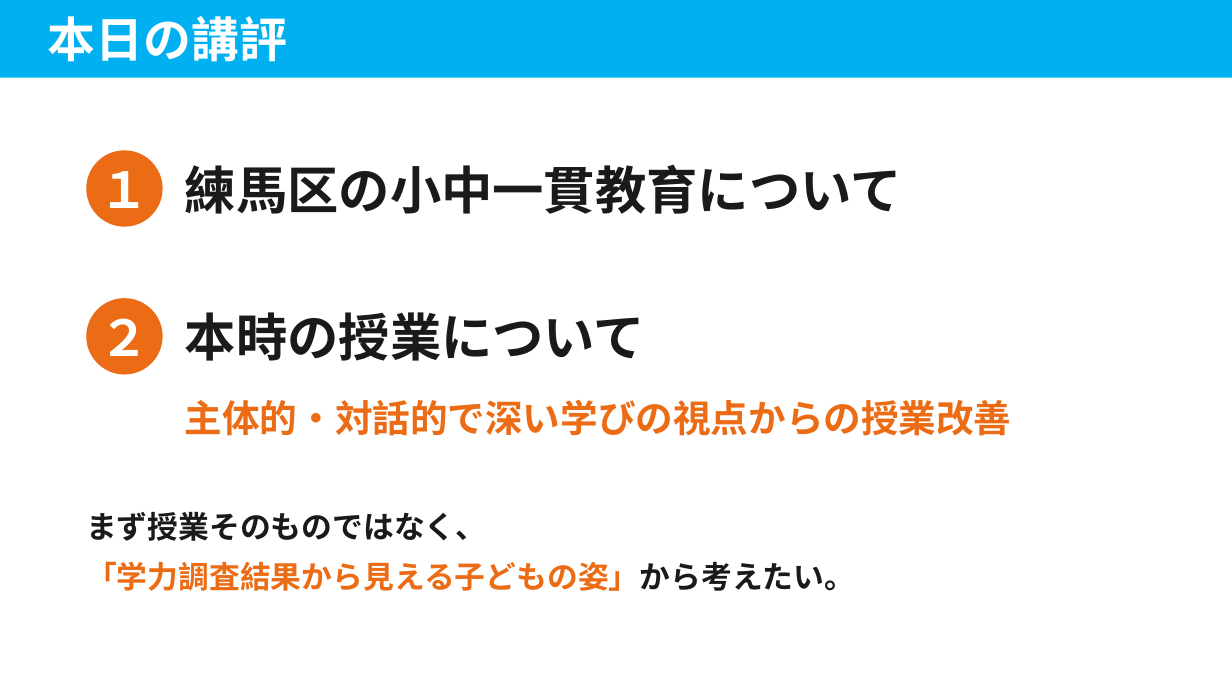
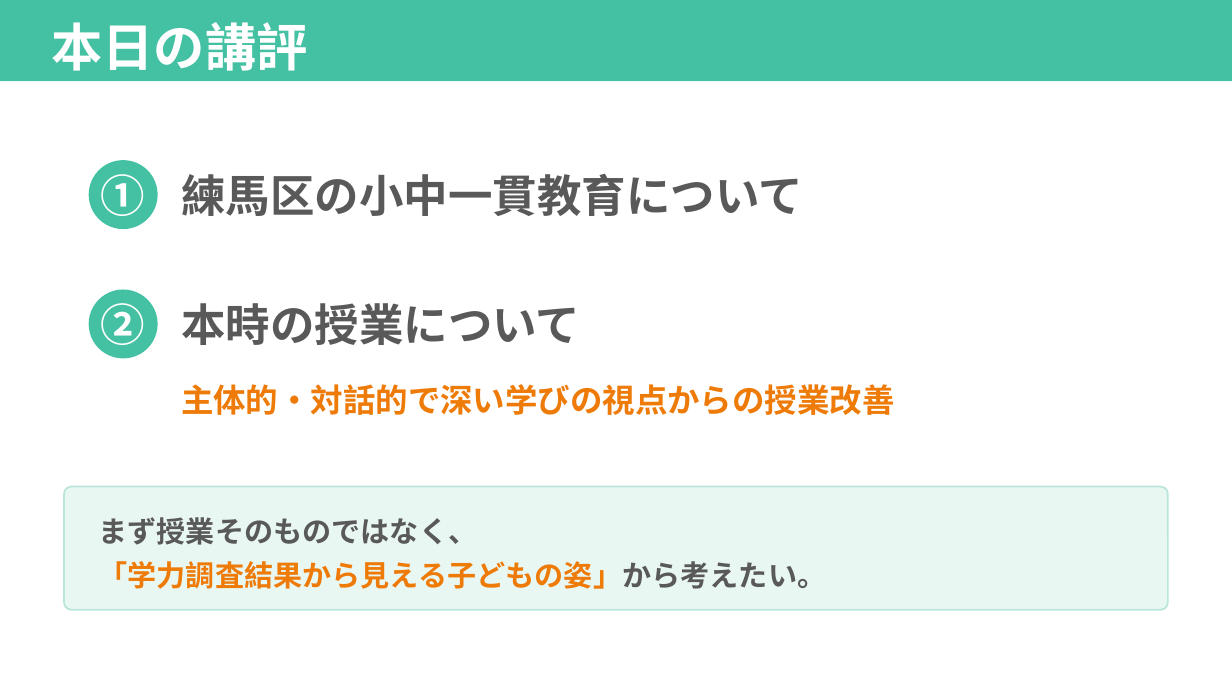
Before and after one commit to contynet730-star/con30, a slide deck: slide 2 of 指導課訪問_みらい青空学園/指導課訪問_５校時指導助言資料_みらい青空学園.pptx. Drawn at 1232x693 pixels with LibreOffice and Linux fonts; fonts in the diff are those of the drawing. Boxes give left, top, right and bottom in pixels: in the first picture for what was removed or moved away, otherwise in the second. Text is boxed around its words. In the diff, an @@ line names an element or a change of style, - is before the commit and + after.

```diff
--- a/指導課訪問_みらい青空学園/指導課訪問_５校時指導助言資料_みらい青空学園.pptx
+++ b/指導課訪問_みらい青空学園/指導課訪問_５校時指導助言資料_みらい青空学園.pptx
@@ rectangle "本日の講評" at <box>0,0,1232,81</box>: size 28 to 30 pt; line spacing 1 to 1.2; fill #00B0F0 to #44C1A3 @@
@@ ellipse: place and size @@
-ellipse at <box>86,150,163,227</box>
+ellipse at <box>89,160,158,229</box>
@@ ellipse at <box>89,160,158,229</box>: fill #EB6C15 to #44C1A3 @@
@@ text at <box>101,167,145,223</box>: text changed; size 29 to 26 pt @@
-１
+①
@@ text "練馬区の小中一貫教育について": place and size @@
-text "練馬区の小中一貫教育について" at <box>185,165,902,214</box>
+text "練馬区の小中一貫教育について" at <box>181,173,803,216</box>
@@ text "練馬区の小中一貫教育について" at <box>181,173,803,216</box>: size 30 to 26 pt, text colour #1A1A1A to #595959 @@
@@ ellipse at <box>89,290,158,359</box>: fill #EB6C15 to #44C1A3 @@
@@ ellipse: place and size @@
-ellipse at <box>86,298,163,375</box>
+ellipse at <box>89,290,158,359</box>
@@ text at <box>101,296,145,352</box>: text changed; size 29 to 26 pt @@
-２
+②
@@ text "本時の授業について" at <box>181,303,580,345</box>: size 30 to 26 pt, text colour #1A1A1A to #595959 @@
@@ text "本時の授業について": place and size @@
-text "本時の授業について" at <box>185,312,645,361</box>
+text "本時の授業について" at <box>181,303,580,345</box>
@@ text "主体的・対話的で深い学びの視点からの授業改善": place and size @@
-text "主体的・対話的で深い学びの視点からの授業改善" at <box>185,400,1012,436</box>
+text "主体的・対話的で深い学びの視点からの授業改善" at <box>181,384,894,415</box>
@@ text "主体的・対話的で深い学びの視点からの授業改善" at <box>181,384,894,415</box>: size 22 to 19 pt, text colour #EB6C15 to #EE7B08 @@
@@ rounded rectangle added at <box>64,487,1168,610</box>, fill #E9F7F3, outline #B9E5DA 1 pt @@
@@ text "まず授業そのものではなく、": place and size @@
-text "まず授業そのものではなく、" at <box>86,512,855,591</box>
+text "まず授業そのものではなく、" at <box>99,517,827,589</box>
@@ text "まず授業そのものではなく、" at <box>99,517,827,589</box>: size 18 to 17 pt; text colour #1A1A1A to #595959 in "まず授業そのものではなく、", "「学力調査結果から見える子どもの姿」から考えたい。"; text colour #EB6C15 to #EE7B08 in "「学力調査結果から見える子どもの姿」から考えたい。"; line spacing 1.35 to 1.25; vertical alignment top to middle @@
```
Also in this commit, not shown: 13 other slides changed, 2 other files.
